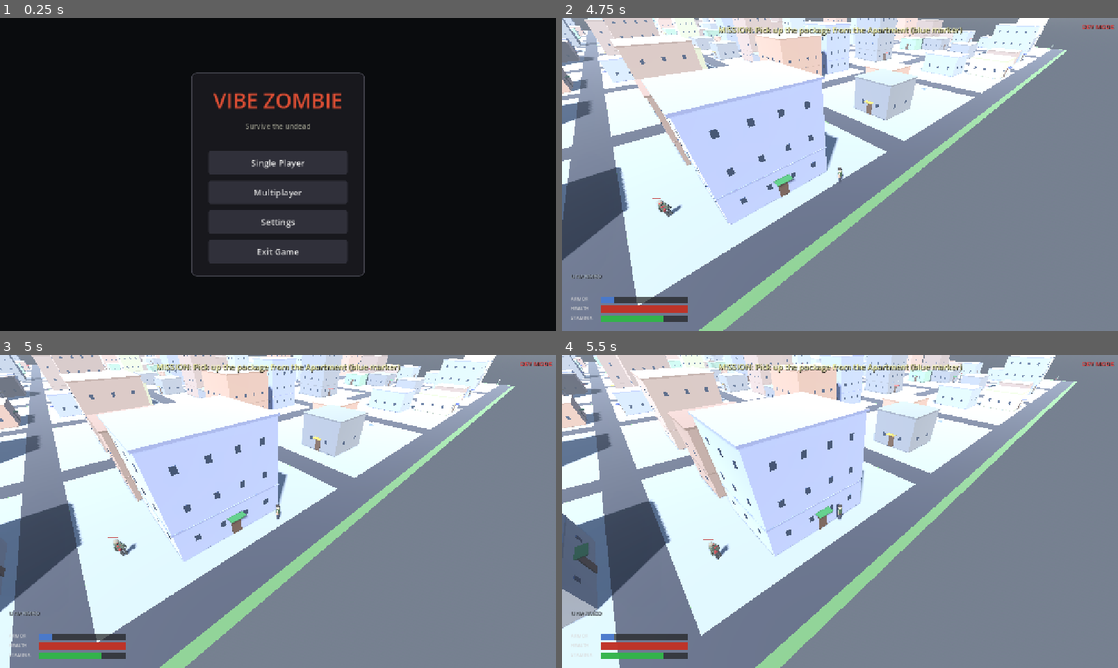
Above: before the commit, frames 1-4 (two rows, left to right).
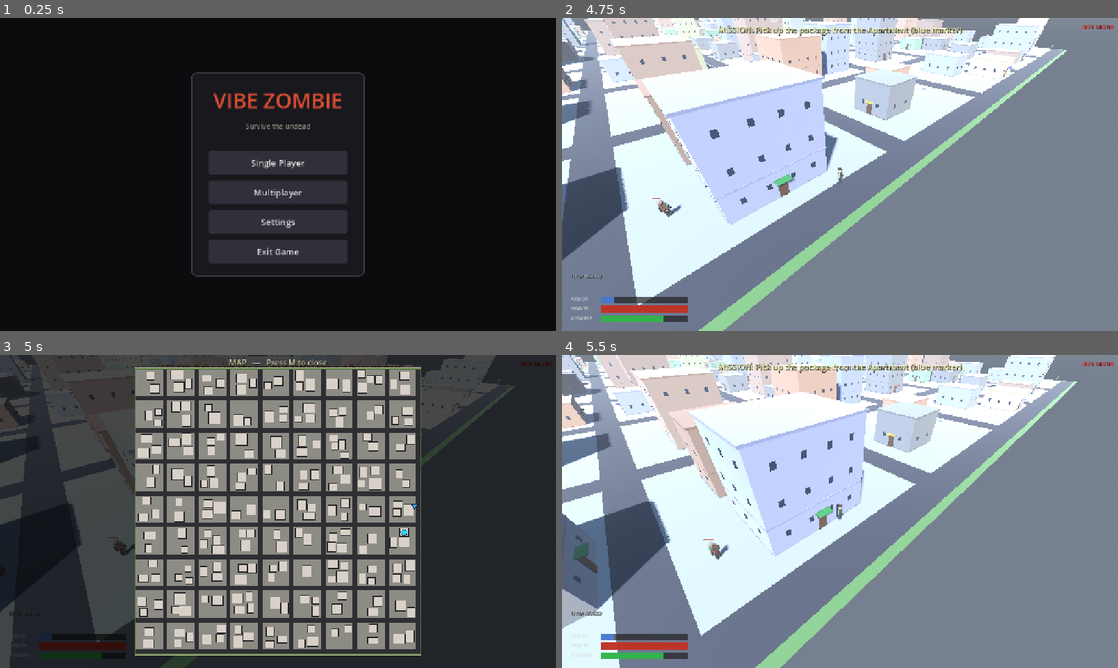
Above: after the commit, the same moments.

Repository: shaoqian2001/vibe-zombie
Game: Godot game, scene res://scenes/TitleMenu.tscn
Same seed, same stepped clock (60 frames per second), same inputs: the game is played once before the commit and once after it.
Inputs (mouse positions are in pixels of both pictures, inside the frame that each line leads up to):
- Up to frame 1 (0.25 s): no input
- Up to frame 2 (4.75 s): click "Single Player" at 0.5 s; move the mouse to (962, 158) at 1.27 s; hold D (move_right) 1.28-2.03 s; hold F (interact) 1.28-2.03 s; move the mouse to (728, 190) at 2.02 s; hold S (move_backward) 2.03-2.78 s; click (728, 190) at 2.1 s; move the mouse to (895, 105) at 2.77 s; hold D (move_right) 2.78-3.53 s; hold Shift (sprint) 2.78-3.53 s; move the mouse to (812, 237) at 3.52 s; hold W (move_forward) 3.53-4.28 s; tap 1 (weapon_1) at 3.6 s; move the mouse to (1006, 221) at 4.27 s; hold A (move_left) from 4.28 s (still down); hold 2 (weapon_2) from 4.28 s (still down)
- Up to frame 3 (5 s): keep holding A (move_left); keep holding 2 (weapon_2); tap M (map) at 4.9 s
- Up to frame 4 (5.5 s): keep holding A (move_left); tap M (map) at 5 s; move the mouse to (673, 464) at 5.02 s; release 2 (weapon_2) at 5.03 s; tap 3 (weapon_3) at 5.1 s

Frames 1-2 are identical in both runs. In frame 3, 94% of the frame differs, in the area x 0-100%, y 0-100%; in frame 4, nothing differs.
Error before the commit: Parse Error: Cannot infer the type of "ox" variable because the value doesn't have a set type. (res://scripts/map_view.gd:97)

Commit message:
Fix type inference error in map_view.gd
Use minf() instead of min() so map_side is statically typed as float.
min() returns Variant in Godot 4, which prevented inference for ox/oy.

Diff:
--- a/scripts/map_view.gd
+++ b/scripts/map_view.gd
@@ -91,7 +91,7 @@
 	# Compute the largest square that fits within the viewport honouring margins
 	var avail_h := vp.y - TOP_MARGIN - BOTTOM_MARGIN
 	var avail_w := vp.x - SIDE_MIN_MARGIN * 2.0
-	var map_side := min(avail_h, avail_w)
+	var map_side := minf(avail_h, avail_w)
 	if map_side <= 0.0:
 		return
 	var ox := (vp.x - map_side) * 0.5
